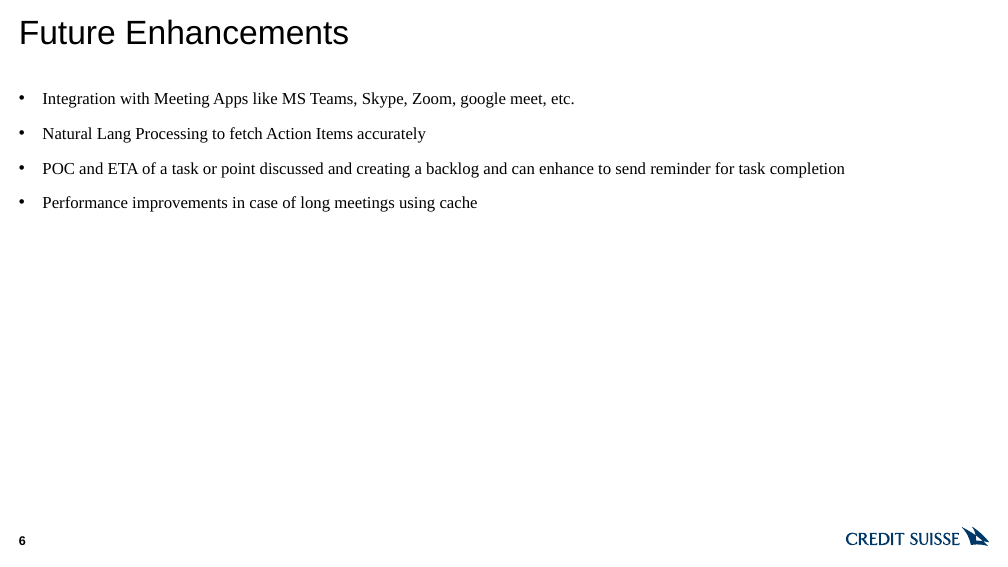
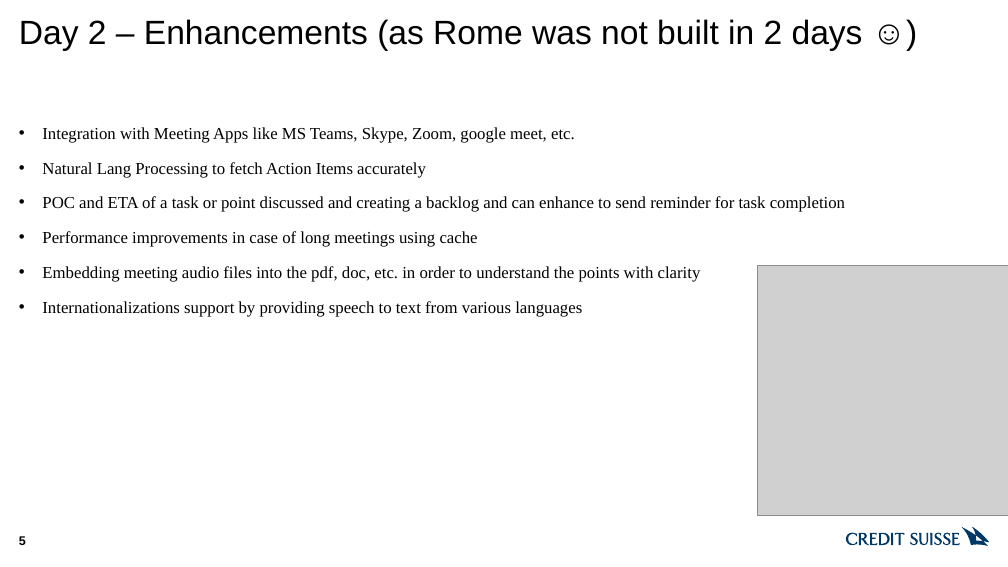
Before and after one commit to arreyaar/MOMBOT, a slide deck: slide 5 of MoMBot.pptx (slide 6 before the commit). Drawn at 1008x567 pixels with LibreOffice and Linux fonts; fonts in the diff are those of the drawing; grey boxes stand for pictures. Boxes give left, top, right and bottom in pixels: in the first picture for what was removed or moved away, otherwise in the second. Text is boxed around its words. In the diff, an @@ line names an element or a change of style, - is before the commit and + after.

```diff
--- a/MoMBot.pptx
+++ b/MoMBot.pptx
@@ title at <box>19,19,863,51</box>: text changed @@
-Future Enhancements
+Day 2 – Enhancements (as Rome was not built in 2 days ☺)
@@ text at <box>42,266,701,317</box>: paragraphs added @@
+• Embedding meeting audio files into the pdf, doc, etc. in order to understand the points with clarity
+• Internationalizations support by providing speech to text from various languages
@@ picture added at <box>758,265,1008,516</box> @@
```
Also in this commit, not shown: 3 other slides changed, 1 slide added, 2 slides removed.
